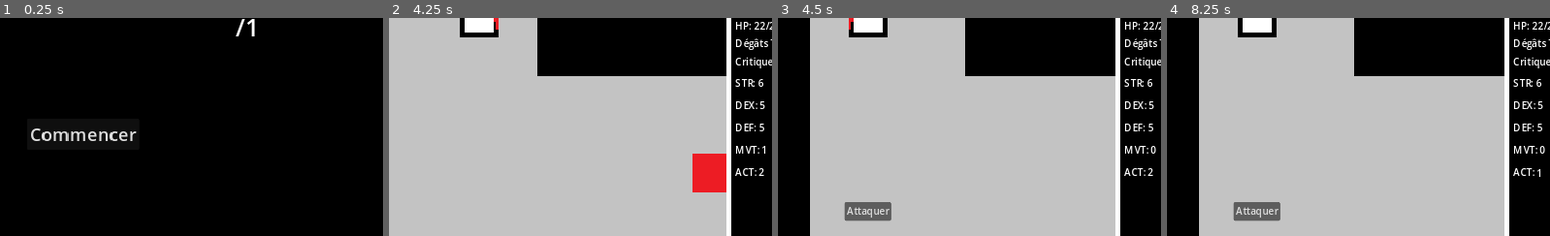
Above: before the commit, frames 1-4 (left to right).
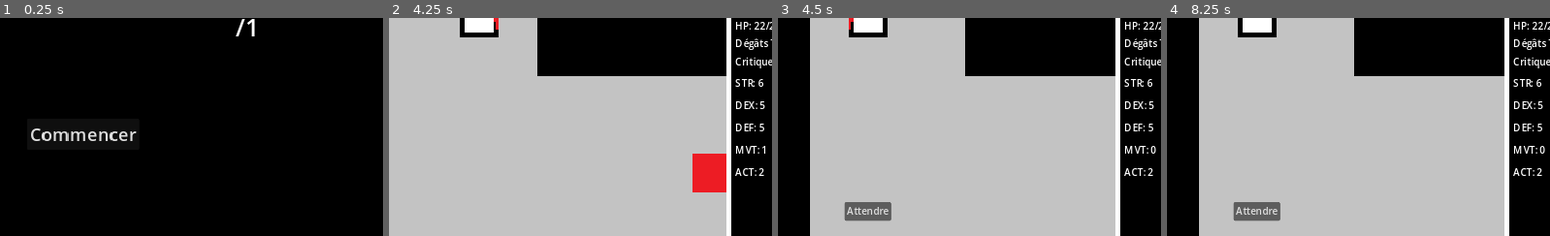
Above: after the commit, the same moments.

Repository: Deklou/Donjon_Not_Finale
Game: Godot game, scene res://root.tscn
Two runs of this game, one before a commit and one after it. Both use one fixed random seed, a clock stepped at 60 frames per second and the inputs below.
Inputs (mouse positions are % of the whole screen's width and height, from its top left):
- Up to frame 1 (0.25 s): no input
- Up to frame 2 (4.25 s): click "Commencer" at 0.5 s; tap Enter at 1.25, 2.75 s; drag from (85, 86) to (50, 32) at 1.27 s; tap Space at 2, 3.5 s; drag from (29, 55) to (85, 86) at 2.02 s; move the mouse to (60, 28) at 2.77 s; hold D (right) 2.78-3.5 s; drag from (45, 70) to (80, 86) at 3.52 s
- Up to frame 3 (4.5 s): tap Enter at 4.25 s; move the mouse to (80, 65) at 4.27 s; hold A (left) from 4.28 s (still down)
- Up to frame 4 (8.25 s): release A (left) at 5 s; click (50, 94) at 5 s, where only the run before the commit has a clickable "Attaquer"; tap Space at 5.75 s; drag from (19, 35) to (50, 32) at 5.77 s; move the mouse to (55, 50) at 6.52 s; hold S (down) 6.53-7.25 s; click (55, 50) at 6.67 s; drag from (34, 25) to (85, 77) at 7.27 s; move the mouse to (72, 45) at 8.02 s; hold W (up) from 8.03 s (still down)
The pictures show only the part of the screen within x 38-88%, y 50-100%; the shares and areas given below are measured in that part.

Frames 1-2 are identical in both runs. In frame 3, 0.1% of the frame differs, in the area x 21-30%, y 86-92%; in frame 4, 0.1%, in the area x 21-98%, y 68-92%.

Commit message:
ajout bouton attente, mise à jour apparition bouton attaque

Diff:
--- a/Autoload/Entities_State.gd
+++ b/Autoload/Entities_State.gd
@@ -42,8 +42,6 @@
 
 func take_damage_to_enemy(entity_name: String, dummy_id: String): #fonction pour calculer les dégâts reçus par un ennemi
 	if randf() < GameData.player_CRT/float(100):
-		print(min(-1,GameData.enemy_stats[EntitiesState.enemy_id].DEF - GameData.player_MT*2))
-		print(max(1,GameData.player_MT*2 - GameData.enemy_stats[EntitiesState.enemy_id].DEF))
 		GameData.enemy_stats[EntitiesState.enemy_id].HP = GameData.enemy_stats[EntitiesState.enemy_id].HP + min(-1,GameData.enemy_stats[EntitiesState.enemy_id].DEF - GameData.player_MT*2)
 		Logs._log_entity_deal_critical_damage("Enemy",entity_name)
 	else:
--- a/Autoload/Game_State.gd
+++ b/Autoload/Game_State.gd
@@ -36,7 +36,8 @@
 
 #Player interface down
 
-signal show_attack_button #cache le bouton d'attaque quand le joueur n'entre pas en combat
+signal show_wait_button #cache le bouton d'attente quand le joueur n'entre pas en combat
+signal show_attack_button #cache le bouton d'attaque quand le joueur n'est pas à proximité d'un ennemi
 signal show_mvt_act_stats #cache les stats de mvt et act si le joueur n'est pas en combat
 
 func player_has_moved(): #c'est ici qu'est régit le comportement des points de mouvements quand le joueur se déplace
@@ -61,7 +62,7 @@
 				GameData.player_current_movement_point = GameData.player_MAX_movement_point
 			elif GameData.player_current_action_point == 0:
 				GameData.player_current_action_point = GameData.player_MAX_action_point
-	show_attack_button.emit() #envoi à interface down
+	show_wait_button.emit() #envoi à interface down
 	show_mvt_act_stats.emit() #envoi vers Player_profil_UI
 	StatsSystem.update_stats()
 	EntitiesState.update_stats.emit()
@@ -74,3 +75,6 @@
 		GameData.player_current_action_point = GameData.player_MAX_action_point
 	StatsSystem.update_stats()
 	EntitiesState.update_stats.emit()
+
+func _show_attack_button():
+	show_attack_button.emit() #envoi à interface down
--- a/Autoload/Stats_system.gd
+++ b/Autoload/Stats_system.gd
@@ -5,6 +5,7 @@
 signal enemy_death #signal pour avertir de la mort de l'ennemi
 
 signal hide_inventory_UI
+
 
 ########## A SUPPRIMER PLUS TARD ##########
 
--- a/Entities/Player/grid_player_2.gd
+++ b/Entities/Player/grid_player_2.gd
@@ -8,42 +8,47 @@
 	currPos = $".".position
 
 func _input(event):
-	if GameState.is_ennemy_turn == false and GameData.player_current_movement_point > 0:
 		if event.is_action_pressed("right"):
 			$AnimationPlayer.play("walk_right")
-			$RayCast2D.target_position = Vector2(distance,0)
-			$RayCast2D.force_raycast_update()
-			if not $RayCast2D.is_colliding():
-				currPos.x += distance
-				self.position = Vector2(currPos.x,currPos.y)
-				GameState.player_has_moved()
-				GameState.player_turn_end()
+			if GameState.is_ennemy_turn == false and GameData.player_current_movement_point > 0:
+				$RayCast2D.target_position = Vector2(distance,0)
+				$RayCast2D.force_raycast_update()
+				if not $RayCast2D.is_colliding():
+					currPos.x += distance
+					self.position = Vector2(currPos.x,currPos.y)
+					GameState.player_has_moved()
+					GameState.player_turn_end()
 		elif event.is_action_pressed("left"):
 			$AnimationPlayer.play("walk_left")
-			$RayCast2D.target_position = Vector2(-distance,0)
-			$RayCast2D.force_raycast_update()
-			if not $RayCast2D.is_colliding():
-				currPos.x -= distance
-				self.position = Vector2(currPos.x,currPos.y)
-				GameState.player_has_moved()
-				GameState.player_turn_end()
+			if GameState.is_ennemy_turn == false and GameData.player_current_movement_point > 0:
+				$RayCast2D.target_position = Vector2(-distance,0)
+				$RayCast2D.force_raycast_update()
+				if not $RayCast2D.is_colliding():
+					currPos.x -= distance
+					self.position = Vector2(currPos.x,currPos.y)
+					GameState.player_has_moved()
+					GameState.player_turn_end()
 		elif event.is_action_pressed("up"):
 			$AnimationPlayer.play("walk_up")
-			$RayCast2D.target_position = Vector2(0,-distance)
-			$RayCast2D.force_raycast_update()
-			if not $RayCast2D.is_colliding():
-				currPos.y -= distance
-				$AnimationPlayer.play("walk_up")
-				self.position = Vector2(currPos.x,currPos.y)
-				GameState.player_has_moved()
-				GameState.player_turn_end()
+			if GameState.is_ennemy_turn == false and GameData.player_current_movement_point > 0:
+				$RayCast2D.target_position = Vector2(0,-distance)
+				$RayCast2D.force_raycast_update()
+				if not $RayCast2D.is_colliding():
+					currPos.y -= distance
+					$AnimationPlayer.play("walk_up")
+					self.position = Vector2(currPos.x,currPos.y)
+					GameState.player_has_moved()
+					GameState.player_turn_end()
 		elif event.is_action_pressed("down"):
 			$AnimationPlayer.play("walk_down")
-			$RayCast2D.target_position = Vector2(0,distance)
-			$RayCast2D.force_raycast_update()
-			if not $RayCast2D.is_colliding():
-				currPos.y += distance
-				self.position = Vector2(currPos.x,currPos.y)
-				GameState.player_has_moved()
-				GameState.player_turn_end()
+			if GameState.is_ennemy_turn == false and GameData.player_current_movement_point > 0:
+				$RayCast2D.target_position = Vector2(0,distance)
+				$RayCast2D.force_raycast_update()
+				if not $RayCast2D.is_colliding():
+					currPos.y += distance
+					self.position = Vector2(currPos.x,currPos.y)
+					GameState.player_has_moved()
+					GameState.player_turn_end()
 		GameState.player_position = self.position
+
+		GameState._show_attack_button()
--- a/UI/Player_Profil_UI.gd
+++ b/UI/Player_Profil_UI.gd
@@ -103,8 +103,6 @@
 	if GameState.weapon_equipped == true:
 		if GameData.player_MT > GameData.player_STR:
 			UI_stat_MT.text = "Dégâts Totaux: [color=green]" + str(GameData.player_MT) + "[/color]"
-			print(GameData.player_CRT)
-			print(GameData.player_base_CRT)
 		if GameData.player_CRT > GameData.player_base_CRT:
 			UI_stat_CRT.text = "Critique: [color=green]" + str(GameData.player_CRT) + "[/color]"
 
--- a/UI/interface_down.gd
+++ b/UI/interface_down.gd
@@ -1,7 +1,29 @@
 extends Control
 
+@onready var attack_button  : Button = $HBoxContainer/Attack_button
+@onready var wait_button  : Button = $HBoxContainer/Wait_button
+
 func _ready():
-	GameState.show_attack_button.connect(player_has_entered_combat)
+	GameState.show_wait_button.connect(player_has_entered_combat)
+	GameState.show_attack_button.connect(player_has_entered_enemy_range)
+
+func _on_wait_button_pressed():
+	GameData.player_current_action_point = 0
+	GameData.player_current_movement_point = 0
+	StatsSystem.update_stats()
+	GameState.player_turn_end()
+
+func player_has_entered_combat():
+	if not EntitiesState.enemy_triggered_list.is_empty():
+		wait_button.visible = true
+	else:
+		wait_button.visible = false
+
+func player_has_entered_enemy_range():
+	if not EntitiesState.enemy_triggered_list.is_empty() and GameState.enemy_range_entered == true:
+		attack_button.visible = true
+	else:
+		attack_button.visible = false
 
 func _on_attack_button_pressed():
 	if GameState.enemy_range_entered == true and GameState.is_ennemy_turn == false and GameData.player_current_action_point > 0:
@@ -9,9 +31,3 @@
 	GameState.player_has_acted()
 	StatsSystem.update_stats()
 	GameState.player_turn_end()
-
-func player_has_entered_combat():
-	if not EntitiesState.enemy_triggered_list.is_empty():
-		$HBoxContainer/Attack_button.visible = true
-	else:
-		$HBoxContainer/Attack_button.visible = false
--- a/UI/user_interface.tscn
+++ b/UI/user_interface.tscn
@@ -402,6 +402,11 @@
 text = "Attaquer
 "
 
+[node name="Wait_button" type="Button" parent="MarginContainer_down/interface_down/HBoxContainer"]
+visible = false
+layout_mode = 2
+text = "Attendre"
+
 [connection signal="pressed" from="MarginContainer_right/white_bg_right/interface_right/Player_Profil/Player_Stats/Button_Stat/HBoxContainer_STR/plus_STR_button" to="MarginContainer_right/white_bg_right/interface_right/Player_Profil" method="_on_plus_str_button_pressed"]
 [connection signal="pressed" from="MarginContainer_right/white_bg_right/interface_right/Player_Profil/Player_Stats/Button_Stat/HBoxContainer_STR/minus_STR_button" to="MarginContainer_right/white_bg_right/interface_right/Player_Profil" method="_on_minus_str_button_pressed"]
 [connection signal="pressed" from="MarginContainer_right/white_bg_right/interface_right/Player_Profil/Player_Stats/Button_Stat/HBoxContainer_DEX/plus_DEX_button" to="MarginContainer_right/white_bg_right/interface_right/Player_Profil" method="_on_plus_dex_button_pressed"]
@@ -411,3 +416,4 @@
 [connection signal="pressed" from="MarginContainer_right/white_bg_right/interface_right/Player_Profil/Player_Stats/Button_Stat/HBoxContainer_Validation/Validation_button" to="MarginContainer_right/white_bg_right/interface_right/Player_Profil" method="_on_validation_button_pressed"]
 [connection signal="pressed" from="MarginContainer_right/white_bg_right/interface_right/Player_Profil/Player_Stats/Button_Stat/HBoxContainer_Validation/Cancel_button" to="MarginContainer_right/white_bg_right/interface_right/Player_Profil" method="_on_cancel_button_pressed"]
 [connection signal="pressed" from="MarginContainer_down/interface_down/HBoxContainer/Attack_button" to="MarginContainer_down/interface_down" method="_on_attack_button_pressed"]
+[connection signal="pressed" from="MarginContainer_down/interface_down/HBoxContainer/Wait_button" to="MarginContainer_down/interface_down" method="_on_wait_button_pressed"]
